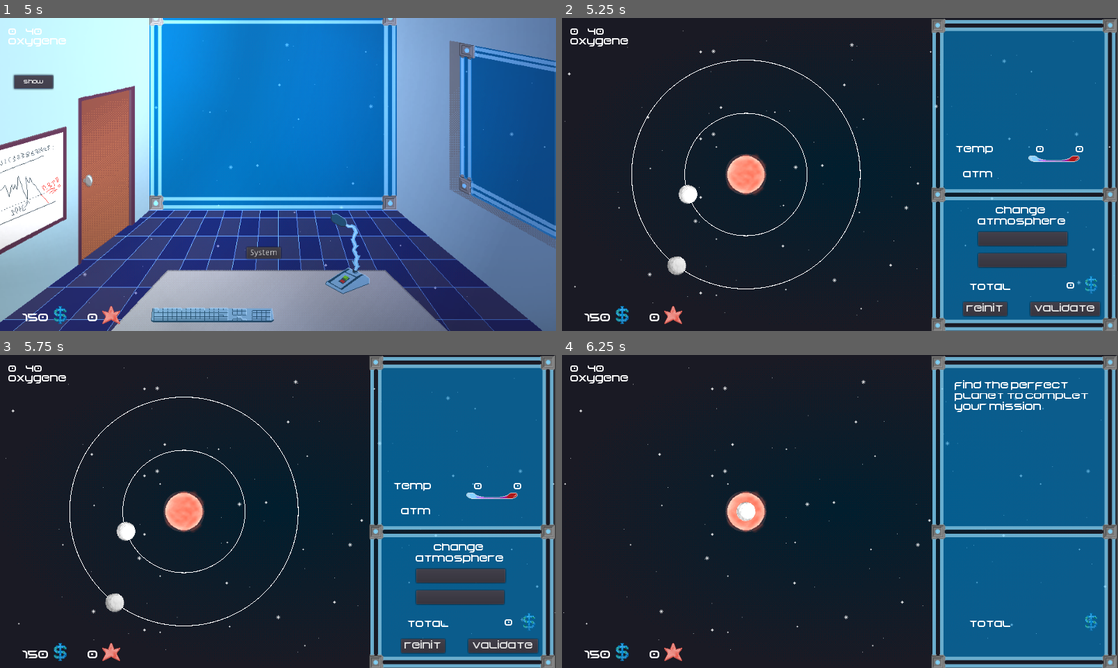
Above: before the commit, frames 1-4 (two rows, left to right).
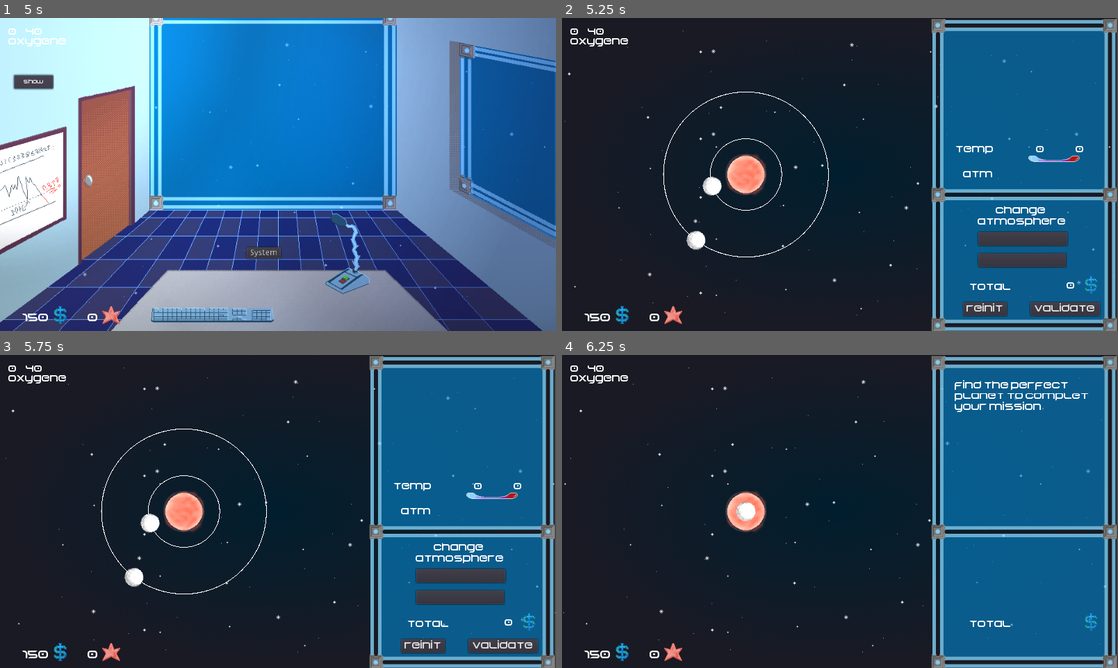
Above: after the commit, the same moments.

Repository: RyanHerb/-jubilant-octo-robot
Game: Godot game, scene res://Main.tscn
Two runs of this game, one before a commit and one after it. Both use one fixed random seed, a clock stepped at 60 frames per second and the inputs below.
Inputs (mouse positions are in pixels of both pictures, inside the frame that each line leads up to):
- Up to frame 1 (5 s): click "start" at 0.5 s; click "next" at 1.25 s; drag from (350, 265) to (333, 105) at 2.02 s; click "accept" at 2.75 s; click "show" at 3.5 s; click "hide" at 4.25 s
- Up to frame 2 (5.25 s): click "System" at 5 s
- Up to frame 3 (5.75 s): no input
- Up to frame 4 (6.25 s): click "reinit" at 5.75 s

Frame 1 is identical in both runs. In frame 2, 1.3% of the frame differs, in the area x 12-54%, y 13-87%; in frame 3, 1.3%; in frame 4, nothing differs.

Commit message:
tweak planet step in system

Diff:
--- a/System.gd
+++ b/System.gd
@@ -14,8 +14,8 @@
 var dragged_planet
 var current_planet
 
-var min_step = 70
-var max_step = 70
+var min_step = 25
+var max_step = 75
 
 # Called when the node enters the scene tree for the first time.
 func _ready():
